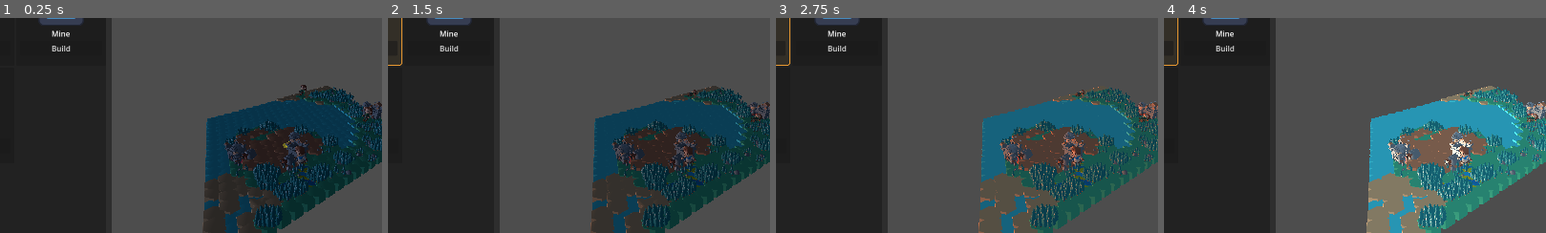
Above: before the commit, frames 1-4 (left to right).
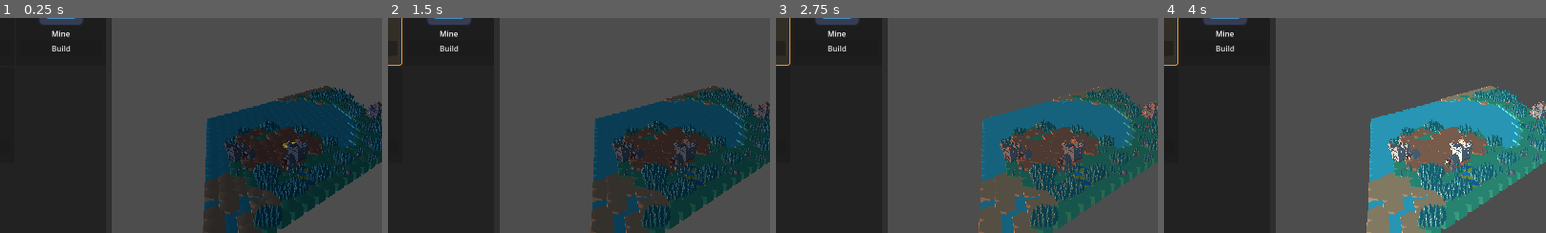
Above: after the commit, the same moments.

Repository: batazor/breakpoint
Game: Godot game, scene res://scenes/main.tscn
Same seed, same stepped clock (60 frames per second), same inputs: the game is played once before the commit and once after it. The engine's default icon, where the game draws it, is replaced by a stand-in: a white triangle on a blue panel in a dark square.
Inputs:
- Up to frame 1 (0.25 s): no input
- Up to frame 2 (1.5 s): click "Build" at 0.5 s; click "x1" at 1.25 s
- Up to frame 3 (2.75 s): click "x2" at 2 s
- Up to frame 4 (4 s): click "x5" at 2.75 s; click "Hide Menu" at 3.5 s
The pictures show only the part of the screen within x 12-62%, y 21-71%; the shares and areas given below are measured in that part.

The runs differ from the first frame. In frame 1, 0.5% of the frame differs, in the area x 60-98%, y 31-69%; in frame 2, 0.5%; in frame 3, 0.6%; in frame 4, 0.7%, in the area x 60-98%, y 33-69%.

Commit message:
npc: walking

Diff:
--- a/scenes/characters/barbarian.tscn
+++ b/scenes/characters/barbarian.tscn
@@ -1,6 +1,6 @@
 [gd_scene load_steps=3 format=3]
 
-[ext_resource type="Script" path="res://scripts/characters/character_animator.gd" id="1"]
+[ext_resource type="Script" path="res://scripts/characters/character_wander.gd" id="1"]
 [ext_resource type="PackedScene" path="res://assets/characters/Barbarian.glb" id="2"]
 
 [node name="BarbarianAnimated" type="Node3D"]
--- a/scenes/characters/knight.tscn
+++ b/scenes/characters/knight.tscn
@@ -1,6 +1,6 @@
 [gd_scene load_steps=3 format=3]
 
-[ext_resource type="Script" path="res://scripts/characters/character_animator.gd" id="1"]
+[ext_resource type="Script" path="res://scripts/characters/character_wander.gd" id="1"]
 [ext_resource type="PackedScene" path="res://assets/characters/Knight.glb" id="2"]
 
 [node name="KnightAnimated" type="Node3D"]
@@ -8,3 +8,8 @@
 model_scene = ExtResource("2")
 animation_sources = ["res://assets/animations/Rig_Medium_MovementBasic.glb", "res://assets/animations/Rig_Medium_MovementAdvanced.glb", "res://assets/animations/Rig_Medium_General.glb", "res://assets/animations/Rig_Medium_CombatMelee.glb"]
 default_animation = "Idle"
+prefer_resources = true
+prefer_castles = true
+resource_bonus = 0.7
+castle_bonus = 0.8
+attractor_radius = 3
--- a/scenes/characters/mage.tscn
+++ b/scenes/characters/mage.tscn
@@ -1,6 +1,6 @@
 [gd_scene load_steps=3 format=3]
 
-[ext_resource type="Script" path="res://scripts/characters/character_animator.gd" id="1"]
+[ext_resource type="Script" path="res://scripts/characters/character_wander.gd" id="1"]
 [ext_resource type="PackedScene" path="res://assets/characters/Mage.glb" id="2"]
 
 [node name="MageAnimated" type="Node3D"]
--- a/scenes/characters/ranger.tscn
+++ b/scenes/characters/ranger.tscn
@@ -1,6 +1,6 @@
 [gd_scene load_steps=3 format=3]
 
-[ext_resource type="Script" path="res://scripts/characters/character_animator.gd" id="1"]
+[ext_resource type="Script" path="res://scripts/characters/character_wander.gd" id="1"]
 [ext_resource type="PackedScene" path="res://assets/characters/Ranger.glb" id="2"]
 
 [node name="RangerAnimated" type="Node3D"]
--- a/scenes/characters/rogue.tscn
+++ b/scenes/characters/rogue.tscn
@@ -1,6 +1,6 @@
 [gd_scene load_steps=3 format=3]
 
-[ext_resource type="Script" path="res://scripts/characters/character_animator.gd" id="1"]
+[ext_resource type="Script" path="res://scripts/characters/character_wander.gd" id="1"]
 [ext_resource type="PackedScene" path="res://assets/characters/Rogue.glb" id="2"]
 
 [node name="RogueAnimated" type="Node3D"]
@@ -8,3 +8,8 @@
 model_scene = ExtResource("2")
 animation_sources = ["res://assets/animations/Rig_Medium_MovementBasic.glb", "res://assets/animations/Rig_Medium_MovementAdvanced.glb", "res://assets/animations/Rig_Medium_General.glb", "res://assets/animations/Rig_Medium_Special.glb"]
 default_animation = "Idle"
+prefer_resources = true
+prefer_forest = true
+resource_bonus = 0.6
+forest_bonus = 0.5
+attractor_radius = 3
--- a/scripts/build_controller.gd
+++ b/scripts/build_controller.gd
@@ -49,6 +49,7 @@
 var building_rng: RandomNumberGenerator = RandomNumberGenerator.new()
 var occupied_axials: Array[Vector2i] = []
 var spawned_fortress_axials: Array[Vector2i] = []
+var resource_axials: Array[Vector2i] = []
 const HEX_DIRS: Array[Vector2i] = [
 	Vector2i(1, 0),
 	Vector2i(1, -1),
@@ -269,6 +270,7 @@
 	var pos: Vector3 = surface_pos + Vector3(0.0, placement_height_offset, 0.0)
 	_place_resource_instance(resource, pos)
 	_mark_tile_occupied(axial)
+	_track_resource_location(resource, axial)
 	return true
 
 
@@ -293,12 +295,34 @@
 	if inst is Node3D:
 		var node := inst as Node3D
 		node.global_position = pos
+		_configure_character_node(node)
 		placement_root.add_child(node)
 		return
 	var wrapper := Node3D.new()
 	wrapper.global_position = pos
 	wrapper.add_child(inst)
 	placement_root.add_child(wrapper)
+
+
+func _configure_character_node(node: Node3D) -> void:
+	if grid != null and node.has_method("set_grid_path"):
+		node.call("set_grid_path", grid.get_path())
+	if node.has_method("set_hex_radius"):
+		node.call("set_hex_radius", hex_radius)
+	if node.has_method("set_resource_targets"):
+		node.call("set_resource_targets", resource_axials)
+	if node.has_method("set_castle_targets"):
+		node.call("set_castle_targets", spawned_fortress_axials)
+
+
+func _track_resource_location(resource: GameResource, axial: Vector2i) -> void:
+	if resource == null:
+		return
+	if resource.category == "resource":
+		resource_axials.append(axial)
+	if resource.id == auto_spawn_fortress_id or resource.id == StringName("fortress"):
+		if not spawned_fortress_axials.has(axial):
+			spawned_fortress_axials.append(axial)
 
 
 func _axial_key(axial: Vector2i) -> String:
--- a/scripts/hex_grid.gd
+++ b/scripts/hex_grid.gd
@@ -178,6 +178,7 @@
 var water_level_runtime: float
 var sand_level_runtime: float
 var mountain_level_runtime: float
+var forest_tiles: Dictionary = {}
 var mesh_radius_cache: Dictionary = {}
 var mesh_top_cache: Dictionary = {}
 var mesh_height_cache: Dictionary = {}
@@ -797,6 +798,17 @@
 	return _biome_name_runtime(_tile_biome(axial.x, axial.y))
 
 
+func is_forest_tile(axial: Vector2i) -> bool:
+	return forest_tiles.has(axial)
+
+
+func set_forest_tile(axial: Vector2i, has_forest: bool) -> void:
+	if has_forest:
+		forest_tiles[axial] = true
+	else:
+		forest_tiles.erase(axial)
+
+
 func get_tile_surface_position(axial: Vector2i) -> Vector3:
 	if axial.x < 0 or axial.y < 0 or axial.x >= map_width or axial.y >= map_height:
 		return Vector3.ZERO
--- a/scripts/hex_grid/hex_grid_forest.gd
+++ b/scripts/hex_grid/hex_grid_forest.gd
@@ -27,6 +27,8 @@
 	_ensure_root()
 	_init_rng()
 	positions.clear()
+	if "forest_tiles" in grid:
+		grid.forest_tiles.clear()
 	if is_instance_valid(root):
 		for child in root.get_children():
 			child.queue_free()
@@ -46,6 +48,8 @@
 				continue
 			if rng.randf() > grid.forest_spawn_chance:
 				continue
+			if grid.has_method("set_forest_tile"):
+				grid.set_forest_tile(Vector2i(q, r), true)
 			var tile_pos: Vector3 = grid.get_tile_surface_position(Vector2i(q, r))
 			var count: int = rng.randi_range(min_count, max_count)
 			for i in range(count):
